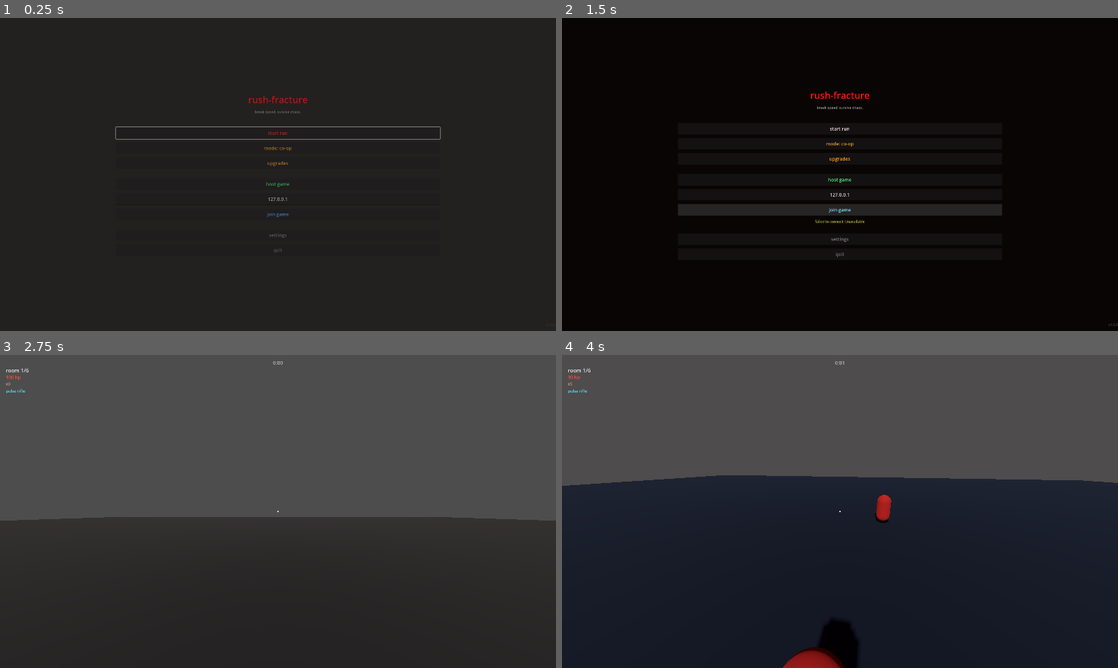
Above: before the commit, frames 1-4 (two rows, left to right).
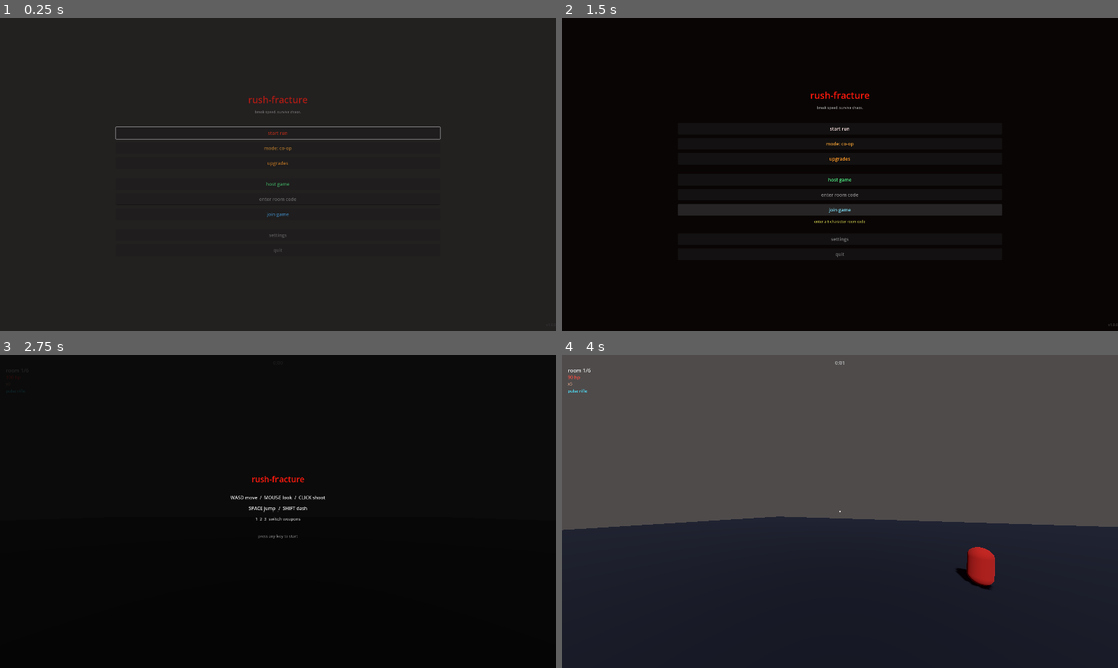
Above: after the commit, the same moments.

Repository: anshuman-krishna/rush-fracture
Game: Godot game, scene res://scenes/main_menu.tscn
The game is run twice, just before and just after one commit, with the same random seed, the same clock (stepped at 60 frames per second) and the same inputs.
Inputs (mouse positions are in pixels of both pictures, inside the frame that each line leads up to):
- Up to frame 1 (0.25 s): no input
- Up to frame 2 (1.5 s): click "host game" at 0.5 s; click "join game" at 1.25 s
- Up to frame 3 (2.75 s): click "start run" at 2 s
- Up to frame 4 (4 s): tap Enter at 2.75 s; move the mouse to (867, 511) at 2.77 s; hold W (move_forward) from 2.78 s (still down); tap Shift (dash) at 2.85 s; tap Space (jump) at 3.02, 3.77 s; move the mouse to (812, 511) at 3.52 s; click (812, 511) at 3.6 s

The runs differ from the first frame. In frame 1, less than 0.1% of the frame differs, in the area x 46-54%, y 57-59%; in frame 2, 0.1%; in frame 3, 100%, in the area x 0-100%, y 0-100%; in frame 4, 16%.

Commit message:
post test, same as above, i dont know why i edited it in the first place, gotta fix tomorrow

Diff:
--- a/game-client/scenes/main_menu.tscn
+++ b/game-client/scenes/main_menu.tscn
@@ -27,10 +27,6 @@
 anchor_bottom = 1.0
 grow_horizontal = 2
 grow_vertical = 2
-offset_left = 0.0
-offset_top = 0.0
-offset_right = 0.0
-offset_bottom = 0.0
 alignment = 1
 theme_override_constants/separation = 12
 
@@ -113,13 +109,13 @@
 theme_override_font_sizes/font_size = 16
 text = "host game"
 
-[node name="IpInput" type="LineEdit" parent="Panel/ContentMargin/Content"]
+[node name="CodeInput" type="LineEdit" parent="Panel/ContentMargin/Content"]
 custom_minimum_size = Vector2(0, 40)
 layout_mode = 2
 theme_override_font_sizes/font_size = 16
-text = "127.0.0.1"
-placeholder_text = "ip address"
+placeholder_text = "enter room code"
 alignment = 1
+max_length = 6
 
 [node name="JoinButton" type="Button" parent="Panel/ContentMargin/Content"]
 custom_minimum_size = Vector2(0, 40)
--- a/game-client/scripts/game_manager.gd
+++ b/game-client/scripts/game_manager.gd
@@ -91,7 +91,11 @@
 	run_hud.bind_pvp(pvp_manager)
 	run_hud.bind_player(player, weapon_manager)
 
-	# show onboarding on first run
+	# defer run start to next frame so all sibling nodes have _ready() resolved
+	call_deferred("_deferred_start")
+
+
+func _deferred_start() -> void:
 	var settings: GameSettings = GameSettings.load_settings()
 	if not settings.has_seen_onboarding:
 		_show_onboarding()
@@ -116,14 +120,14 @@
 		game_mode.name = "GameModeManager"
 		get_tree().root.add_child(game_mode)
 
-	# setup pvp manager for competitive modes
+	# setup pvp manager for all modes that need it
 	pvp_manager = PvPManager.new()
 	pvp_manager.name = "PvPManager"
 	add_child(pvp_manager)
 	if _is_online() and player_manager and network_manager:
 		pvp_manager.setup(game_mode, player_manager, network_manager)
-		pvp_manager.player_eliminated.connect(_on_pvp_player_eliminated)
-		pvp_manager.match_over.connect(_on_pvp_match_over)
+	pvp_manager.player_eliminated.connect(_on_pvp_player_eliminated)
+	pvp_manager.match_over.connect(_on_pvp_match_over)
 
 	# register peers for scoring
 	if _is_online():
@@ -133,6 +137,8 @@
 				game_mode.register_race_peer(peer_id)
 	else:
 		game_mode._ensure_score(1)
+		if game_mode.is_race():
+			game_mode.register_race_peer(1)
 
 
 func _setup_multiplayer_spawning() -> void:
@@ -450,8 +456,9 @@
 	audio.play("room_clear", -3.0)
 
 	# race mode: track room progress and check for encounter
-	if game_mode and game_mode.is_race() and _is_online():
-		game_mode.on_race_room_cleared(network_manager.local_peer_id)
+	if game_mode and game_mode.is_race():
+		var local_id: int = network_manager.local_peer_id if _is_online() else 1
+		game_mode.on_race_room_cleared(local_id)
 		if is_host_or_solo() and game_mode.should_start_encounter():
 			_transition_to_pvp()
 			return
@@ -581,6 +588,18 @@
 # --- pvp encounter ---
 
 func _transition_to_pvp() -> void:
+	# solo: no opponents — complete the run with a victory screen
+	if not _is_online():
+		room_controller.clear_current_room()
+		fracture_manager.end_fracture()
+		room_announce.show_fracture("run complete")
+		audio.play("boss_death", 0.0)
+		await get_tree().create_timer(1.5).timeout
+		if not is_instance_valid(self):
+			return
+		_complete_run()
+		return
+
 	_pvp_active = true
 	room_controller.clear_current_room()
 	fracture_manager.end_fracture()
--- a/game-client/systems/network/network_manager.gd
+++ b/game-client/systems/network/network_manager.gd
@@ -2,8 +2,8 @@
 extends Node
 
 # manages multiplayer connections using godot high-level api.
-# host starts enet server, clients connect via ip.
-# tracks connection state and peer ids.
+# uses a room code system (like among us) instead of raw ip.
+# host creates a code, clients enter the code to join.
 
 signal connection_succeeded
 signal connection_failed
@@ -15,10 +15,12 @@
 
 const DEFAULT_PORT: int = 27015
 const MAX_CLIENTS: int = 4
+const CODE_LENGTH: int = 6
 
 var state: State = State.OFFLINE
 var local_peer_id: int = 0
 var connected_peers: Array[int] = []
+var room_code: String = ""
 
 
 func _ready() -> void:
@@ -26,7 +28,7 @@
 
 
 func is_ready() -> bool:
-	return get_tree() != null and get_tree().get_multiplayer() != null
+	return is_inside_tree() and get_tree() != null and get_tree().get_multiplayer() != null
 
 
 func _get_mp() -> MultiplayerAPI:
@@ -36,23 +38,46 @@
 	return get_tree().get_multiplayer()
 
 
-func host_game(port: int = DEFAULT_PORT) -> Error:
+func generate_room_code() -> String:
+	var chars: String = "ABCDEFGHJKLMNPQRSTUVWXYZ23456789"
+	var code: String = ""
+	for i in CODE_LENGTH:
+		code += chars[randi() % chars.length()]
+	return code
+
+
+func code_to_port(code: String) -> int:
+	# deterministic port from code so host and client resolve the same port
+	var hash_val: int = 0
+	for i in code.length():
+		hash_val = hash_val * 31 + code.unicode_at(i)
+	# port range 10000-60000
+	return 10000 + (absi(hash_val) % 50000)
+
+
+func host_game(port: int = -1) -> Error:
 	var mp: MultiplayerAPI = _get_mp()
 	if mp == null:
 		push_error("multiplayer api is null — cannot host")
 		return ERR_UNAVAILABLE
+
+	# generate room code and derive port
+	room_code = generate_room_code()
+	if port < 0:
+		port = code_to_port(room_code)
 
 	var peer: ENetMultiplayerPeer = ENetMultiplayerPeer.new()
 	var err: Error = peer.create_server(port, MAX_CLIENTS)
 	if err != OK:
 		push_error("enet create_server failed: %s" % error_string(err))
+		room_code = ""
 		return err
 
 	mp.multiplayer_peer = peer
 
-	# verify peer assignment succeeded
 	if not mp.has_multiplayer_peer():
 		push_error("multiplayer peer assignment failed after host")
+		room_code = ""
 		return ERR_UNAVAILABLE
 
 	state = State.HOSTING
@@ -62,7 +87,7 @@
 	mp.peer_connected.connect(_on_peer_connected)
 	mp.peer_disconnected.connect(_on_peer_disconnected)
 
-	print("hosting on port %d — peer id: %d" % [port, local_peer_id])
+	print("hosting with code %s on port %d — peer id: %d" % [room_code, port, local_peer_id])
 	connection_succeeded.emit()
 	return OK
 
@@ -81,7 +106,6 @@
 
 	mp.multiplayer_peer = peer
 
-	# verify peer assignment succeeded
 	if not mp.has_multiplayer_peer():
 		push_error("multiplayer peer assignment failed after join")
 		return ERR_UNAVAILABLE
@@ -98,6 +122,16 @@
 	return OK
 
 
+func join_by_code(code: String, address: String = "127.0.0.1") -> Error:
+	room_code = code.strip_edges().to_upper()
+	if room_code.length() != CODE_LENGTH:
+		push_error("invalid room code: %s" % room_code)
+		return ERR_INVALID_PARAMETER
+	var port: int = code_to_port(room_code)
+	print("joining room %s → %s:%d" % [room_code, address, port])
+	return join_game(address, port)
+
+
 func disconnect_game() -> void:
 	if state == State.OFFLINE:
 		return
@@ -108,6 +142,7 @@
 	state = State.OFFLINE
 	local_peer_id = 0
 	connected_peers.clear()
+	room_code = ""
 
 	_disconnect_signals()
 	print("disconnected")
@@ -183,6 +218,7 @@
 func _on_connection_failed() -> void:
 	state = State.OFFLINE
 	local_peer_id = 0
+	room_code = ""
 	print("connection failed")
 	connection_failed.emit()
 	_disconnect_signals()
@@ -192,6 +228,7 @@
 	state = State.OFFLINE
 	local_peer_id = 0
 	connected_peers.clear()
+	room_code = ""
 	print("server disconnected")
 	server_disconnected.emit()
 	_disconnect_signals()
--- a/game-client/systems/ui/main_menu.gd
+++ b/game-client/systems/ui/main_menu.gd
@@ -1,7 +1,7 @@
 extends Control
 
 # main menu — entry point. aggressive, minimal.
-# supports solo play and multiplayer host/join.
+# supports solo play and multiplayer via room codes.
 
 @onready var title_label: Label = $Panel/ContentMargin/Content/TitleLabel
 @onready var tagline_label: Label = $Panel/ContentMargin/Content/TaglineLabel
@@ -9,8 +9,8 @@
 @onready var best_stats_label: Label = $Panel/ContentMargin/Content/BestStatsLabel
 @onready var quit_button: Button = $Panel/ContentMargin/Content/QuitButton
 @onready var host_button: Button = $Panel/ContentMargin/Content/HostButton
+@onready var code_input: LineEdit = $Panel/ContentMargin/Content/CodeInput
 @onready var join_button: Button = $Panel/ContentMargin/Content/JoinButton
-@onready var ip_input: LineEdit = $Panel/ContentMargin/Content/IpInput
 @onready var status_label: Label = $Panel/ContentMargin/Content/StatusLabel
 @onready var mode_button: Button = $Panel/ContentMargin/Content/ModeButton
 @onready var upgrades_button: Button = $Panel/ContentMargin/Content/UpgradesButton
@@ -41,11 +41,7 @@
 	_show_shards()
 	_animate_in()
 
-	# set default ip
-	if ip_input and ip_input.text.strip_edges().is_empty():
-		ip_input.text = "127.0.0.1"
-
-	# create network manager as autoload-like node
+	# create network manager as root-level node
 	_network_manager = NetworkManager.new()
 	_network_manager.name = "NetworkManager"
 	get_tree().root.add_child(_network_manager)
@@ -75,15 +71,13 @@
 
 
 func _on_start() -> void:
-	print("starting game")
-	# set the selected game mode
+	print("starting game — mode: %s" % _game_mode_manager.get_mode_name())
 	_game_mode_manager.set_mode(_selected_mode)
 
-	# solo mode — clean up network manager if not connected
+	# solo mode — clean up network manager
 	if _network_manager and not _network_manager.is_online():
 		_network_manager.queue_free()
-		# force coop for solo play
-		_game_mode_manager.set_mode(GameModeManager.GameMode.COOP)
+		_network_manager = null
 	_animate_out(func():
 		var err: Error = get_tree().change_scene_to_file("res://scenes/main.tscn")
 		if err != OK:
@@ -93,27 +87,30 @@
 
 func _on_host() -> void:
 	print("hosting game")
-	status_label.text = "starting server..."
+	status_label.text = "creating room..."
 	status_label.visible = true
 	var err: Error = _network_manager.host_game()
 	if err != OK:
 		status_label.text = "failed to host: %s" % error_string(err)
 		return
-	status_label.text = "hosting — waiting for players..."
+	status_label.text = "room code: %s — share this code" % _network_manager.room_code
 	join_button.disabled = true
 	host_button.disabled = true
-	# host can start immediately
+	code_input.text = _network_manager.room_code
+	code_input.editable = false
 	start_button.text = "start run (host)"
 
 
 func _on_join() -> void:
 	print("joining game")
-	var ip: String = ip_input.text.strip_edges()
-	if ip.is_empty():
-		ip = "127.0.0.1"
-	status_label.text = "connecting to %s..." % ip
+	var code: String = code_input.text.strip_edges().to_upper()
+	if code.length() != NetworkManager.CODE_LENGTH:
+		status_label.text = "enter a %d-character room code" % NetworkManager.CODE_LENGTH
+		status_label.visible = true
+		return
+	status_label.text = "connecting with code %s..." % code
 	status_label.visible = true
-	var err: Error = _network_manager.join_game(ip)
+	var err: Error = _network_manager.join_by_code(code)
 	if err != OK:
 		status_label.text = "failed to connect: %s" % error_string(err)
 		return
@@ -129,9 +126,10 @@
 
 
 func _on_connection_failed() -> void:
-	status_label.text = "connection failed"
+	status_label.text = "connection failed — check code and try again"
 	host_button.disabled = false
 	join_button.disabled = false
+	code_input.editable = true
 
 
 func _on_mode_cycle() -> void:
--- a/game-client/systems/ui/room_announce.gd
+++ b/game-client/systems/ui/room_announce.gd
@@ -8,6 +8,8 @@
 
 
 func show_room_enter(room: RunData.RoomData, room_number: int, total: int) -> void:
+	if not announce_label:
+		return
 	var type_name: String = RoomDefinitions.type_to_string(room.type)
 	announce_label.text = "%s — %d/%d" % [type_name, room_number, total]
 	# color-code by room type
@@ -26,12 +28,16 @@
 
 
 func show_room_clear() -> void:
+	if not announce_label:
+		return
 	announce_label.text = "cleared"
 	announce_label.add_theme_color_override("font_color", Color(0.4, 1.0, 0.4, 1))
 	_slide_in(0.6, true)
 
 
 func show_boss_warning() -> void:
+	if not announce_label:
+		return
 	_kill_tween()
 	announce_label.text = "WARNING — BOSS INCOMING"
 	announce_label.add_theme_color_override("font_color", Color(1, 0.05, 0.0, 1))
@@ -53,6 +59,8 @@
 
 
 func show_boss_defeated() -> void:
+	if not announce_label:
+		return
 	_kill_tween()
 	announce_label.text = "BOSS DEFEATED"
 	announce_label.add_theme_color_override("font_color", Color(0.2, 1.0, 0.3, 1))
@@ -75,6 +83,8 @@
 
 
 func show_fracture(fracture_name: String) -> void:
+	if not announce_label:
+		return
 	announce_label.text = "fracture — %s" % fracture_name
 	announce_label.add_theme_color_override("font_color", Color(0.9, 0.2, 1.0, 1))
 	_slide_in(1.2, true)
--- a/game-client/systems/ui/run_hud.gd
+++ b/game-client/systems/ui/run_hud.gd
@@ -21,9 +21,8 @@
 
 
 func _unhandled_input(event: InputEvent) -> void:
-	if event is InputEventKey and event.pressed and event.keycode == KEY_F2:
+	if event is InputEventKey and event.pressed and event.keycode == KEY_F3:
 		visible = not visible
-		# toggle crosshair alongside hud for screenshot mode
 		var crosshair: Node = get_node_or_null("../Crosshair")
 		if crosshair:
 			crosshair.visible = visible
@@ -76,28 +75,33 @@
 func _process(delta: float) -> void:
 	if not run_manager or not run_manager.data:
 		return
+	if not run_manager.is_active:
+		return
 
 	var data: RunData = run_manager.data
 
-	room_label.text = "room %d/%d" % [data.current_room_index + 1, data.total_rooms()]
-	timer_label.text = _format_time(data.elapsed_time)
+	if room_label:
+		room_label.text = "room %d/%d" % [data.current_room_index + 1, data.total_rooms()]
+	if timer_label:
+		timer_label.text = _format_time(data.elapsed_time)
 
 	# throttle expensive lookups
 	_update_timer += delta
 	if _update_timer >= 0.1:
 		_update_timer = 0.0
-		enemy_label.text = "x%d" % get_tree().get_nodes_in_group("enemies").size()
+		if enemy_label:
+			enemy_label.text = "x%d" % get_tree().get_nodes_in_group("enemies").size()
 		_update_mode_display()
 
 	# resolve player refs if missing
 	if not _primary_player or not is_instance_valid(_primary_player):
 		_resolve_refs()
 
-	if _primary_player and is_instance_valid(_primary_player):
+	if _primary_player and is_instance_valid(_primary_player) and hp_label:
 		hp_label.text = "%d hp" % _primary_player.health
 
 	# beam emitter heat display
-	if _weapon_manager and is_instance_valid(_weapon_manager):
+	if _weapon_manager and is_instance_valid(_weapon_manager) and weapon_label:
 		if _weapon_manager.active_slot == WeaponManager.WeaponSlot.BEAM_EMITTER:
 			var ratio: float = _weapon_manager.get_beam_heat_ratio()
 			var oh: bool = _weapon_manager.is_beam_overheated()
--- a/game-client/systems/ui/run_summary_ui.gd
+++ b/game-client/systems/ui/run_summary_ui.gd
@@ -18,11 +18,17 @@
 	)
 	menu_button.pressed.connect(func():
 		Engine.time_scale = 1.0
-		get_tree().change_scene_to_file("res://scenes/main_menu.tscn")
+		var err: Error = get_tree().change_scene_to_file("res://scenes/main_menu.tscn")
+		if err != OK:
+			push_error("failed to return to menu: %s" % error_string(err))
 	)
 
 
 func show_summary(data: RunData) -> void:
+	if not status_label or not stats_label or not tags_label:
+		push_error("run summary ui labels missing")
+		return
+
 	var is_win: bool = data.status == RunData.RunStatus.COMPLETED
 	var beat_boss: bool = false
 	for room in data.room_sequence:
